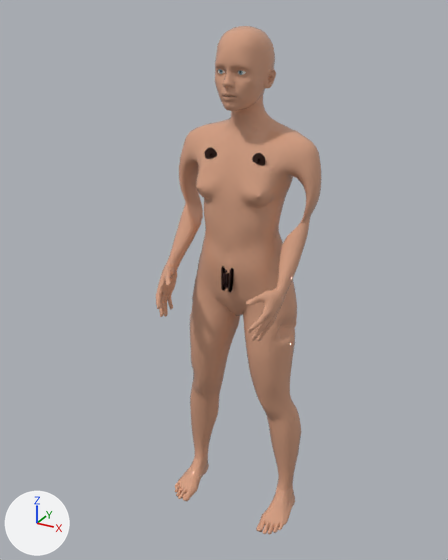
The glTF model public/bodymap3d/v3/real-human/body-jugendlicher-weiblich-real-v3.glb as it was, and as the next commit left it.
One viewpoint serves both versions: a 50 mm lens placed at (0.848, -1.602, 1.706), pointed at (-0.04, 0.012, 0.899). Every picture has the same lights, and +X, +Y and +Z are marked at lower left. The picture after the commit comes second. Vertices at exactly the same position are counted once.

In view in the first picture: 'real-human-areola-left', 'real-human-body' and 3 more.
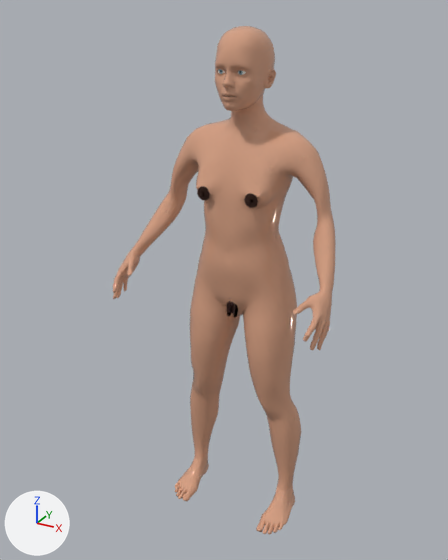
What differs and where, as boxes [x1, y1, x2, y2] in the pictures (448 x 560 px; the box of a moved part takes in the faces that stretch with it):
'real-human-body', reshaped (34% wider)
    before: [156, 26, 322, 534]
    after: [113, 26, 336, 534]
'real-human-areola-left', moved
    before: [205, 147, 217, 159]
    after: [197, 186, 210, 200]
part 1 of me_real_human_body, moved or reshaped
    before: [156, 152, 322, 343]
    after: [113, 150, 336, 350]

The change in detail:
me_real_human_body is used by ob_real_human_body; location (0.0, 0.0, 0.0).
me_real_human_body had 13380 vertices, 26756 faces and spanned x -0.24..0.24, y -0.2..0.2, z 0.0..1.66.
me_real_human_body now has 13380 vertices, 26756 faces and spans x -0.36..0.36, y -0.2..0.2, z 0.0..1.66.
me_real_human_body part 1: 4070 of 13380 vertices moved; they spanned x -0.24..0.24, y -0.2..0.14, z 0.75..1.28 and now span x -0.36..0.36, y -0.2..0.14, z 0.75..1.29; mean shift (0.0, 0.0, 0.02); largest move (-0.17, -0.15, 0.81) -> (-0.35, -0.15, 0.83).
me_real_human_areola_left is used by ob_real_human_areola_left; location (0.0, 0.0, 0.0).
me_real_human_areola_left had 222 vertices, 440 faces and spanned x -0.1013..-0.0581, y -0.0022..0.0061, z 1.2815..1.3247.
me_real_human_areola_left now has 222 vertices, 440 faces and spans x -0.1013..-0.0581, y -0.0478..-0.0395, z 1.1736..1.2168.
me_real_human_areola_left part 2: the whole mesh is moved by (0.0, -0.0456, -0.1079).
